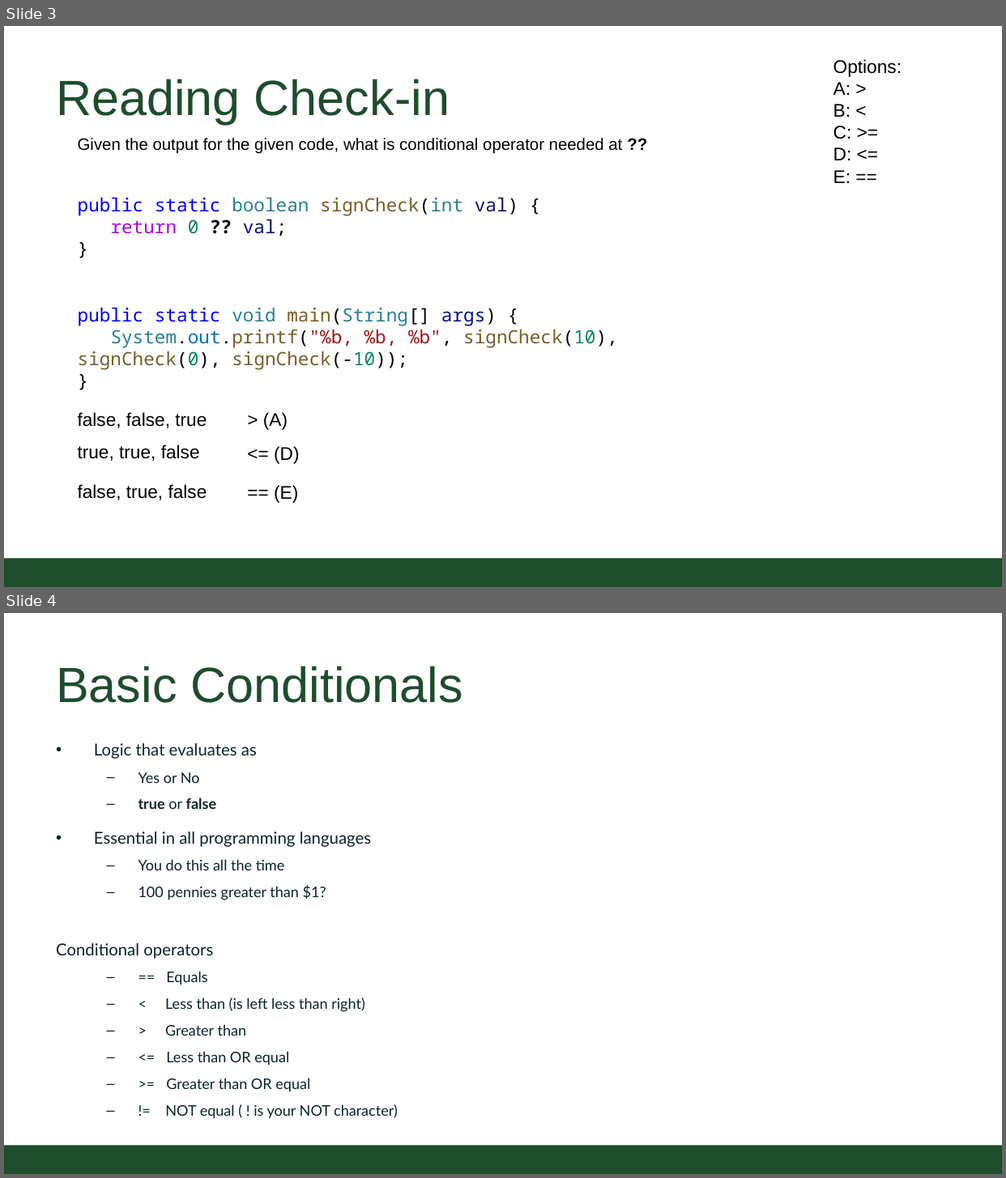
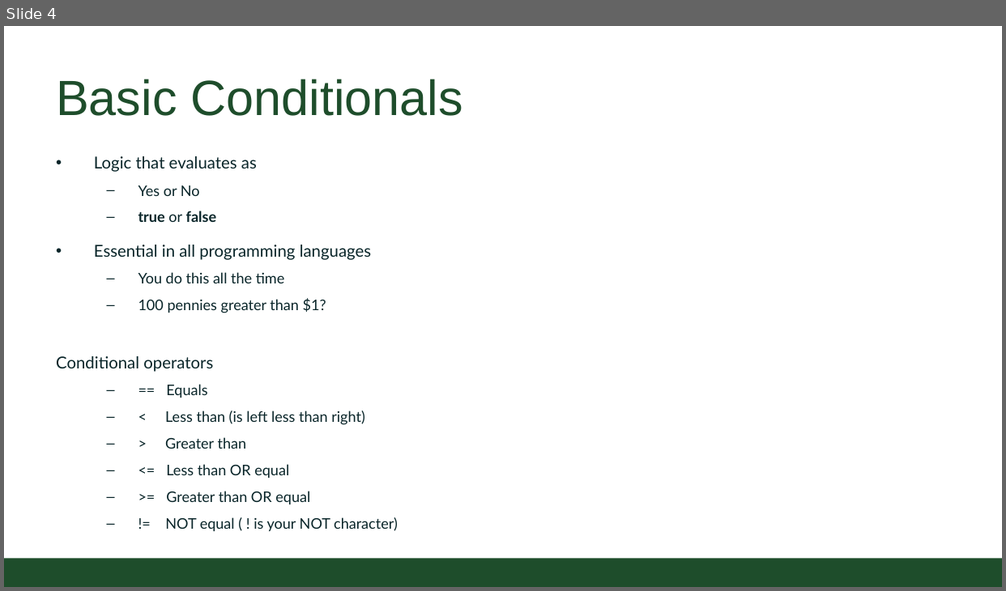
Before and after one commit to CSU-CompSci-CS163-4/Handouts, a slide deck: slides/On-Campus/03_01_Branching.pptx. Shown one above the other, each under a label of ours: slides 3 and 4 before the commit, slide 4 after it. The pictures are 1006x1178 and 1006x591 pixels, drawn with LibreOffice and Linux fonts; fonts in the diff are those of the drawing; background and template pictures are left out. Boxes give left, top, right and bottom in pixels: in the first picture for what was removed or moved away, otherwise in the second. Text is boxed around its words. In the diff, an @@ line names an element or a change of style, - is before the commit and + after.

```diff
--- a/slides/On-Campus/03_01_Branching.pptx
+++ b/slides/On-Campus/03_01_Branching.pptx
@@ slide 3 removed at (4, 26, 1002, 587), background #FFFFFF; not listed: 1 template element that a slide beside it also shows @@
@@ text removed at (833, 59, 901, 183) @@
-Options:
-A: >
-B: <
-C: >=
-D: <=
-E: ==
@@ title removed at (56, 79, 450, 124) @@
-Reading Check-in
@@ text removed at (78, 138, 622, 370) @@
-Given the output for the given code, what is conditional operator needed at ??
-public static boolean signCheck(int val) {
-return 0 ?? val;
-}
-public static void main(String[] args) {
-System.out.printf("%b, %b, %b", signCheck(10), signCheck(0), signCheck(-10));
-}
@@ text removed at (78, 412, 206, 429) @@
-false, false, true
@@ text removed at (263, 412, 288, 430) @@
-> (A)
@@ text removed at (78, 445, 200, 461) @@
-true, true, false
@@ text removed at (274, 446, 299, 464) @@
-<= (D)
@@ text removed at (78, 484, 207, 501) @@
-false, true, false
@@ text removed at (274, 485, 298, 503) @@
-== (E)
```
Also in this commit, not shown: 2 slides changed, 3 slides added.
